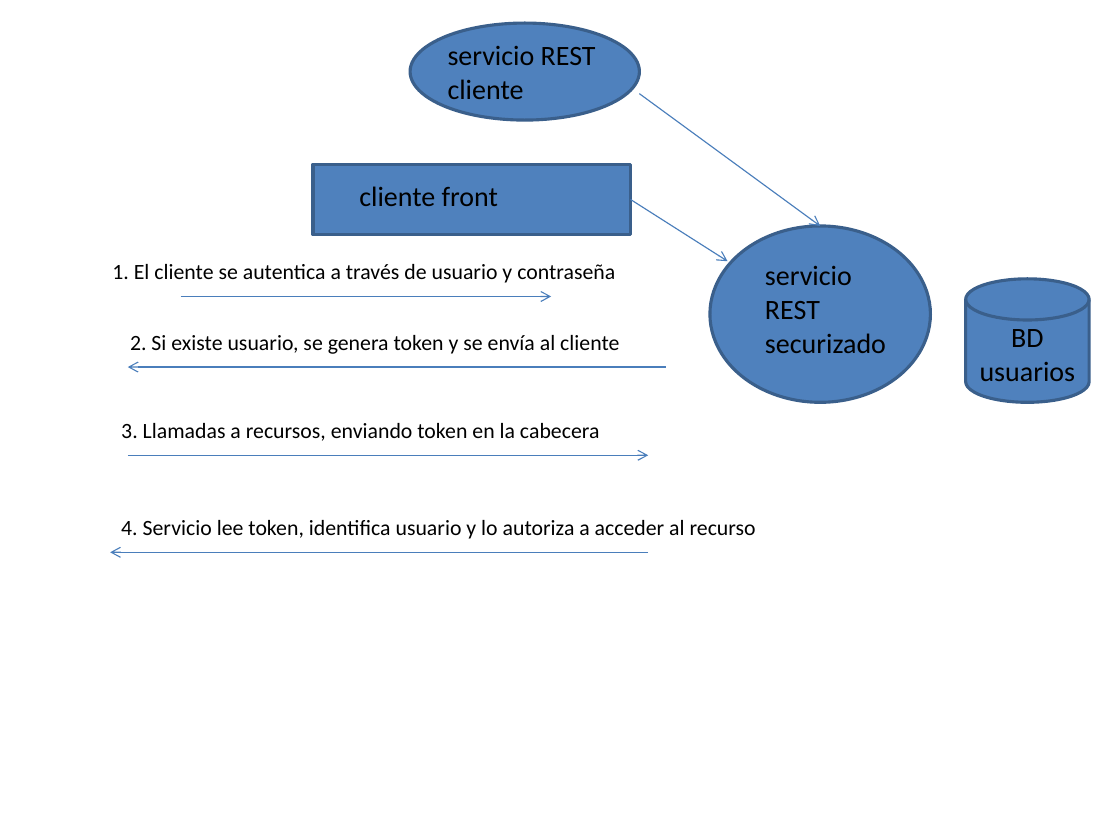
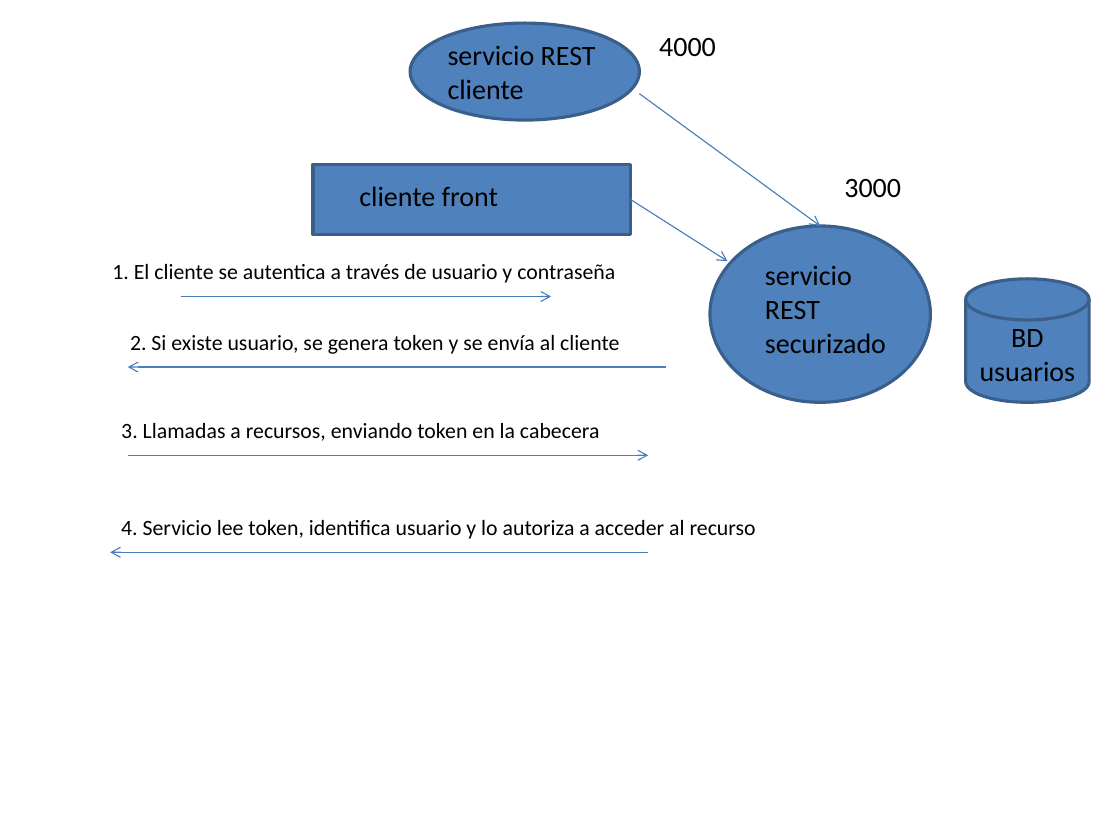
Before and after one commit to amartinsierra/nest2025, a slide deck: slide 15 of pizarra.pptx. Drawn at 1120x840 pixels with LibreOffice and Linux fonts; fonts in the diff are those of the drawing. Boxes give left, top, right and bottom in pixels: in the first picture for what was removed or moved away, otherwise in the second. Text is boxed around its words. In the diff, an @@ line names an element or a change of style, - is before the commit and + after.

```diff
--- a/pizarra.pptx
+++ b/pizarra.pptx
@@ text added at (659, 38, 716, 57), 18 pt, text #000000 @@
+4000
@@ text added at (844, 179, 901, 198), 18 pt, text #000000 @@
+3000
```
Also in this commit, not shown: 1 slide added, 7 other files.
